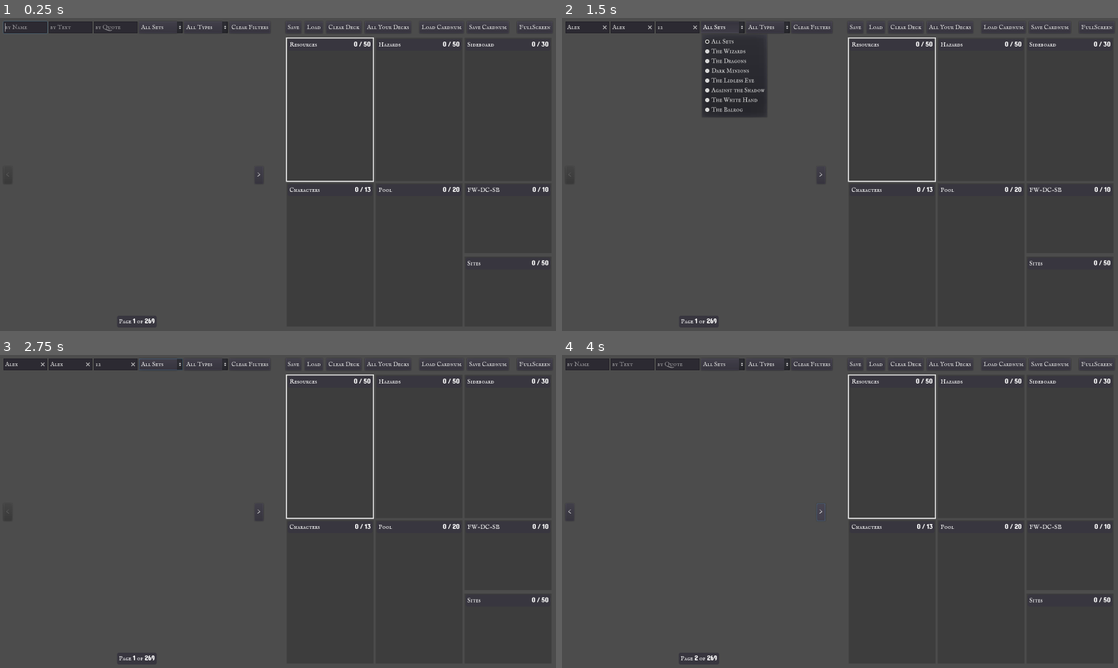
Above: before the commit, frames 1-4 (two rows, left to right).
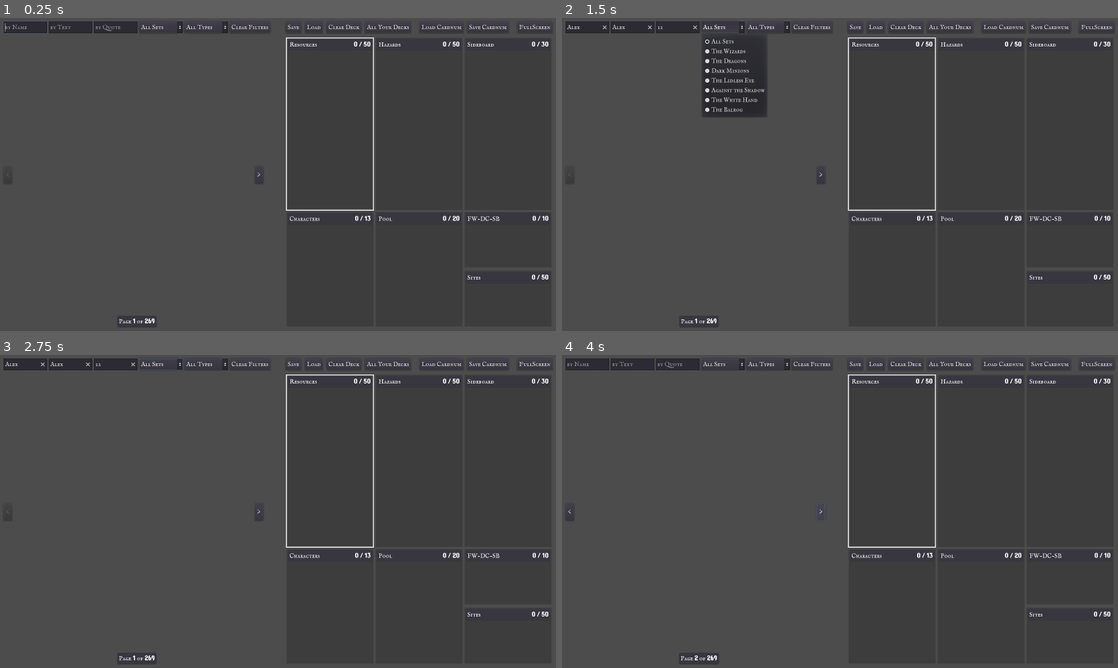
Above: after the commit, the same moments.

Repository: SylvanSign/Samwise
Game: Godot game, scene res://scenes/DeckBuilder/DeckBuilder.tscn
The game is run twice, just before and just after one commit, with the same random seed, the same clock (stepped at 60 frames per second) and the same inputs. This scene is started directly instead of the project's main scene.
Inputs (mouse positions are in pixels of both pictures, inside the frame that each line leads up to):
- Up to frame 1 (0.25 s): no input
- Up to frame 2 (1.5 s): click (589, 27) at 0.52 s; type "Alex" at 0.6 s; click (634, 27) at 0.75 s; type "Alex" at 0.83 s; click (678, 27) at 0.98 s; type "12" at 1.07 s; click "All Sets" at 1.25 s
- Up to frame 3 (2.75 s): click "All Types" at 2 s
- Up to frame 4 (4 s): click "Clear Filters" at 2.75 s; click ">" at 3.5 s

The runs differ from the first frame. In frame 1, 0.6% of the frame differs, in the area x 51-99%, y 52-84%; in frame 2, 0.6%; in frame 3, 0.6%; in frame 4, 0.6%.

Commit message:
some tweaks

Diff:
--- a/scenes/DeckBuilder/DeckBuilder.tscn
+++ b/scenes/DeckBuilder/DeckBuilder.tscn
@@ -19,7 +19,6 @@
 stretch_mode = 7
 script = ExtResource( 2 )
 __meta__ = {
-"_edit_use_anchors_": false,
 "_editor_description_": ""
 }
 CardScene = ExtResource( 4 )
@@ -354,16 +353,17 @@
 [node name="Top" type="HBoxContainer" parent="MainContainer/HBoxContainer/DeckList/Sections"]
 margin_top = 44.0
 margin_right = 768.0
-margin_bottom = 462.0
-size_flags_horizontal = 3
-size_flags_vertical = 3
+margin_bottom = 545.0
+size_flags_horizontal = 3
+size_flags_vertical = 3
+size_flags_stretch_ratio = 3.0
 custom_constants/separation = 0
 
 [node name="Resources" parent="MainContainer/HBoxContainer/DeckList/Sections/Top" instance=ExtResource( 7 )]
 anchor_right = 0.0
 anchor_bottom = 0.0
 margin_right = 256.0
-margin_bottom = 418.0
+margin_bottom = 501.0
 size_flags_horizontal = 3
 size_flags_vertical = 3
 primary = [ "Resource" ]
@@ -373,7 +373,7 @@
 anchor_bottom = 0.0
 margin_left = 256.0
 margin_right = 512.0
-margin_bottom = 418.0
+margin_bottom = 501.0
 size_flags_horizontal = 3
 size_flags_vertical = 3
 primary = [ "Hazard" ]
@@ -383,25 +383,26 @@
 anchor_bottom = 0.0
 margin_left = 512.0
 margin_right = 768.0
-margin_bottom = 418.0
+margin_bottom = 501.0
 size_flags_horizontal = 3
 size_flags_vertical = 3
 size = 30
 primary = [ "Character", "Resource", "Hazard" ]
 
 [node name="Bottom" type="HBoxContainer" parent="MainContainer/HBoxContainer/DeckList/Sections"]
-margin_top = 462.0
+margin_top = 545.0
 margin_right = 768.0
 margin_bottom = 880.0
 size_flags_horizontal = 3
 size_flags_vertical = 3
+size_flags_stretch_ratio = 2.0
 custom_constants/separation = 0
 
 [node name="Characters" parent="MainContainer/HBoxContainer/DeckList/Sections/Bottom" instance=ExtResource( 7 )]
 anchor_right = 0.0
 anchor_bottom = 0.0
 margin_right = 256.0
-margin_bottom = 418.0
+margin_bottom = 335.0
 size_flags_horizontal = 3
 size_flags_vertical = 3
 size = 13
@@ -412,7 +413,7 @@
 anchor_bottom = 0.0
 margin_left = 256.0
 margin_right = 512.0
-margin_bottom = 418.0
+margin_bottom = 335.0
 size_flags_horizontal = 3
 size_flags_vertical = 3
 size = 20
@@ -421,7 +422,7 @@
 [node name="VBoxContainer" type="VBoxContainer" parent="MainContainer/HBoxContainer/DeckList/Sections/Bottom"]
 margin_left = 512.0
 margin_right = 768.0
-margin_bottom = 418.0
+margin_bottom = 335.0
 size_flags_horizontal = 3
 size_flags_vertical = 3
 
@@ -429,7 +430,7 @@
 anchor_right = 0.0
 anchor_bottom = 0.0
 margin_right = 256.0
-margin_bottom = 207.0
+margin_bottom = 165.0
 size_flags_horizontal = 3
 size_flags_vertical = 3
 size = 10
@@ -438,9 +439,9 @@
 [node name="Sites" parent="MainContainer/HBoxContainer/DeckList/Sections/Bottom/VBoxContainer" instance=ExtResource( 7 )]
 anchor_right = 0.0
 anchor_bottom = 0.0
-margin_top = 211.0
+margin_top = 169.0
 margin_right = 256.0
-margin_bottom = 418.0
+margin_bottom = 335.0
 size_flags_horizontal = 3
 size_flags_vertical = 3
 primary = [ "Site" ]
Not shown, changed: Makefile
